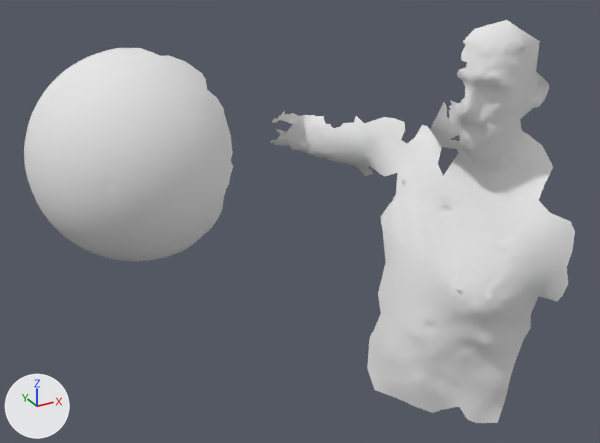
Renders of the OBJ model res/tangential2/LargeSphere_tangential_02.000033.obj from each side of a commit.
The view is the same before and after, from a 50 mm camera at (51.0, -829.0, 412.0) aimed at (703.0, 357.0, -181.0). Every picture has the same lights, and +X, +Y and +Z are marked at lower left. Where no turn or scale is listed for an object, it has been applied to the vertices.

Objects in the first picture: 'LargeSphere_tangential_02.000033'.
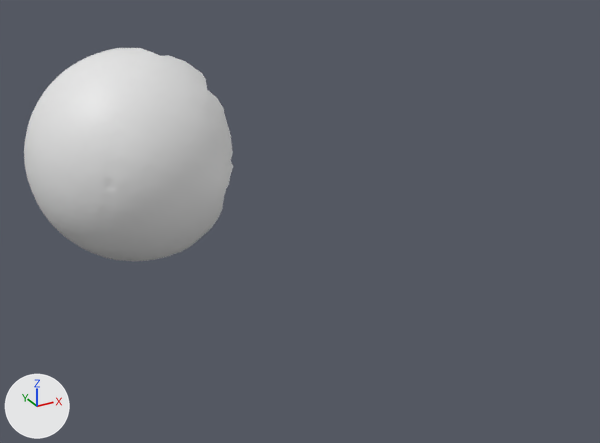
Edits to the bpy script that builds the scene:
```text
Change me_largesphere_tangential_02_000033:
    where me_largesphere_tangential_02_000033.from_pydata(...)  # 7555 vertices, 14883 faces; spans x 235.0..1112.0, y 63.0..663.0, z -581.0..175.0
    used by ob_largesphere_tangential_02_000033; location = (0.0, 0.0, 0.0)
    remove me_largesphere_tangential_02_000033.materials.append(mat_largesphere_tangential_02_000033)  # white #e7e7e7
    me_largesphere_tangential_02_000033 part 1: the loose piece of 3111 vertices spanning x 774.0..1112.0, y 63.0..663.0, z -581.0..170.0 is deleted
```

Pixel boxes (x1, y1, x2, y2) of what changed, in the pictures (600 x 443 px):
'LargeSphere_tangential_02.000033', reshaped (62% narrower, 47% shorter)
    before: (24, 20, 575, 423)
    after: (24, 48, 233, 261)
part 1 of me_largesphere_tangential_02_000033, deleted
    before: (270, 20, 575, 423)
